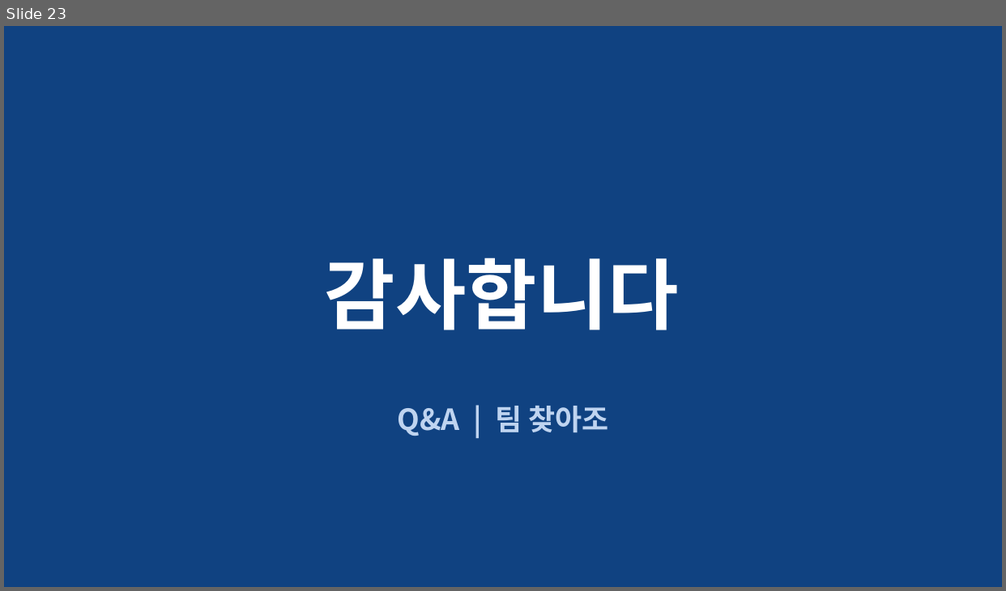
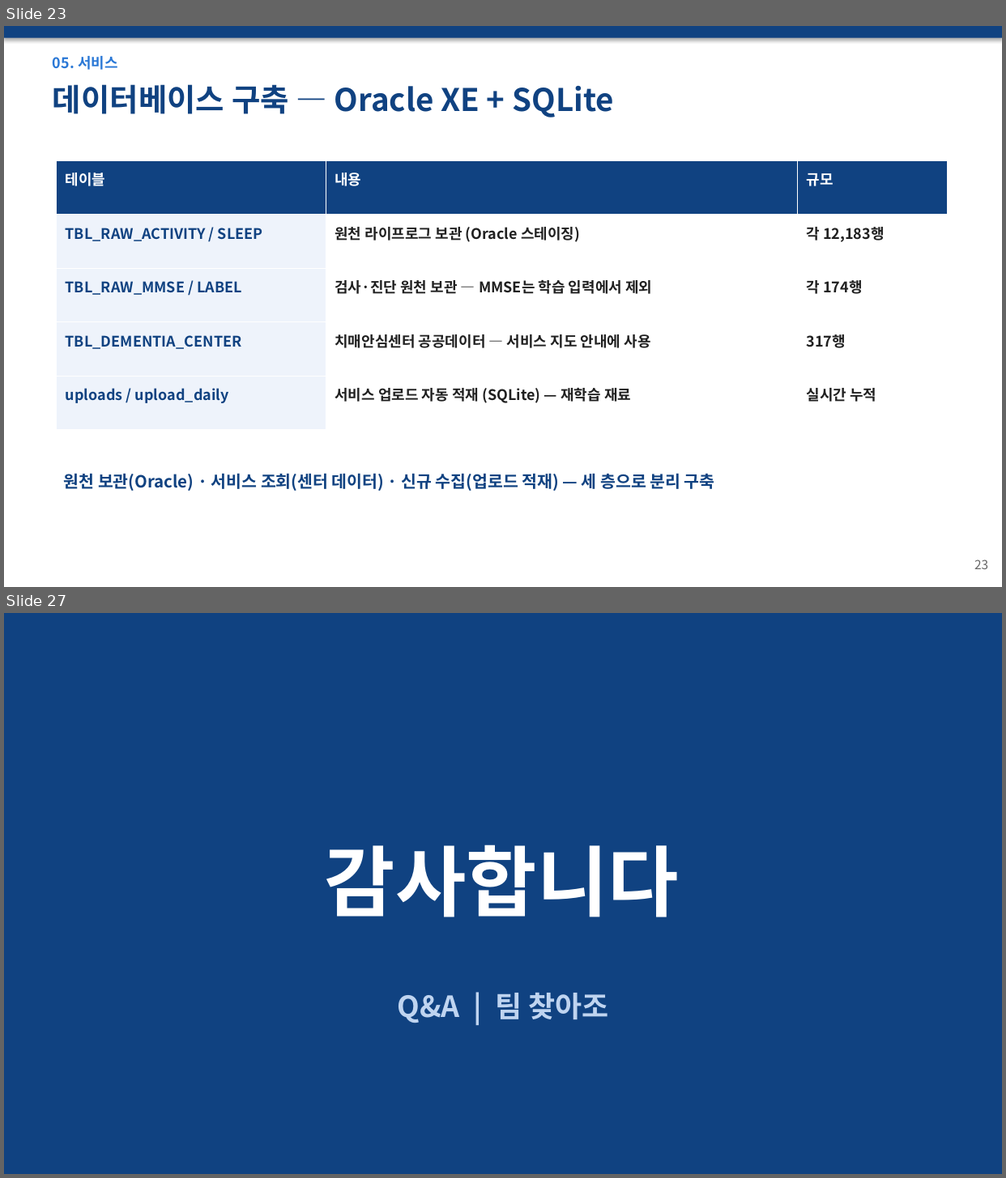
Before and after one commit to wpalswpa/dementia-screening, a slide deck: 발표자료_최종본_v5.pptx. Shown one above the other, each under a label of ours: slide 23 before the commit, slides 23 and 27 after it; the slides between them are not shown. The pictures are 1006x591 and 1006x1178 pixels, drawn with LibreOffice and Linux fonts; fonts in the diff are those of the drawing. Boxes give left, top, right and bottom in pixels: in the first picture for what was removed or moved away, otherwise in the second. Text is boxed around its words. In the diff, an @@ line names an element or a change of style, - is before the commit and + after.

```diff
--- a/발표자료_최종본_v5.pptx
+++ b/발표자료_최종본_v5.pptx
@@ slide 23 added at [4,26,1002,587], background #FFFFFF @@
@@ rectangle added at [4,26,1002,38], fill #104281 @@
@@ text added at [53,56,118,70], 14 pt, text #2A78D6, bold @@
+05. 서비스
@@ text added at [53,84,613,118], 30 pt, text #104281, bold @@
+데이터베이스 구축 — Oracle XE + SQLite
@@ table added at [57,160,948,430], 5 rows, 3 columns @@
+테이블 | 내용 | 규모
+TBL_RAW_ACTIVITY / SLEEP | 원천 라이프로그 보관 (Oracle 스테이징) | 각 12,183행
+TBL_RAW_MMSE / LABEL | 검사·진단 원천 보관 — MMSE는 학습 입력에서 제외 | 각 174행
+TBL_DEMENTIA_CENTER | 치매안심센터 공공데이터 — 서비스 지도 안내에 사용 | 317행
+uploads / upload_daily | 서비스 업로드 자동 적재 (SQLite) — 재학습 재료 | 실시간 누적
@@ text added at [64,473,715,491], 16 pt, text #104281, bold @@
+원천 보관(Oracle) · 서비스 조회(센터 데이터) · 신규 수집(업로드 적재) — 세 층으로 분리 구축
@@ text added at [974,560,988,570], 12 pt, text #666666 @@
+23
@@ what was slide 23 is now slide 27 @@
```
Also in this commit, not shown: 21 slides changed, 3 other slides added.
